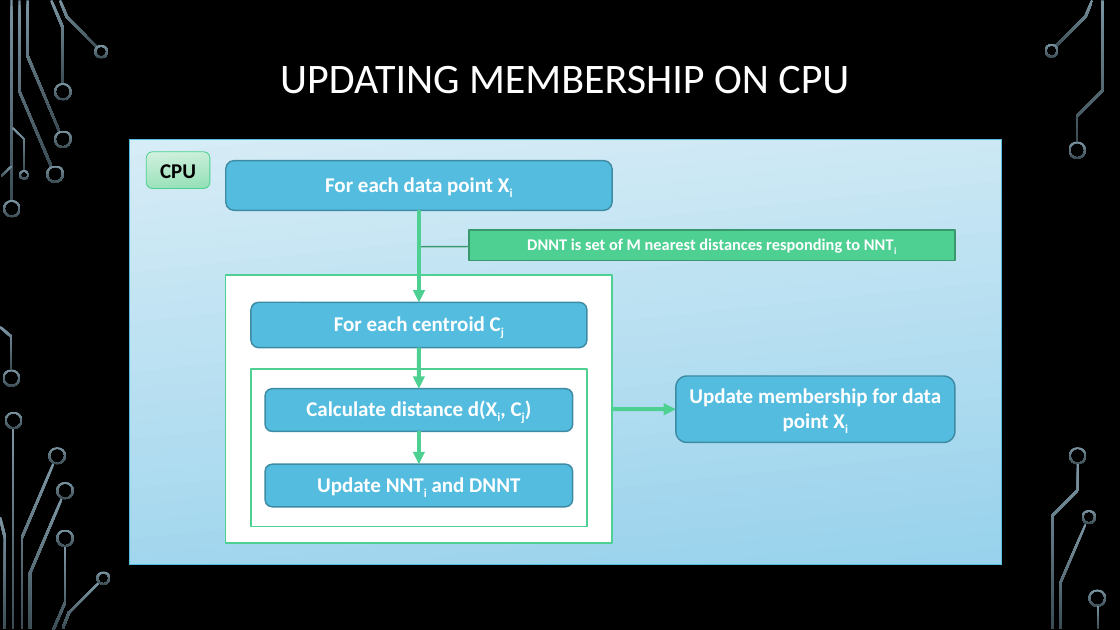
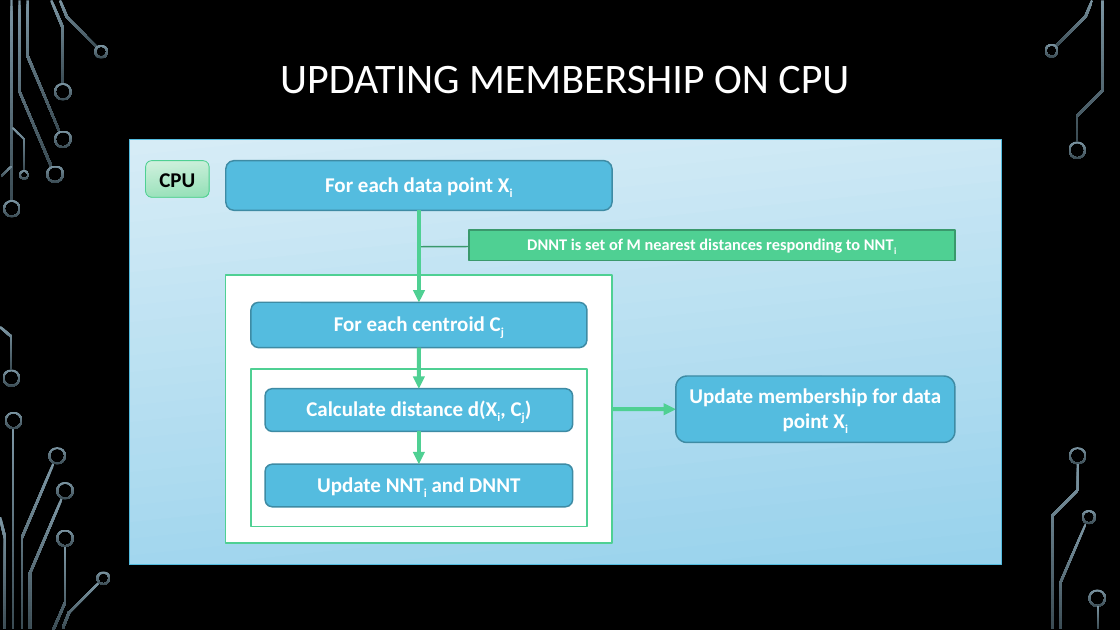
Before and after one commit to trungvdhp/master-ntou, a slide deck: slide 6 of ImageProcessing/Speeding up GFKM.pptx. Drawn at 1120x630 pixels with LibreOffice and Linux fonts; fonts in the diff are those of the drawing; background and template pictures are left out. Boxes give left, top, right and bottom in pixels: in the first picture for what was removed or moved away, otherwise in the second. Text is boxed around its words. In the diff, an @@ line names an element or a change of style, - is before the commit and + after.

```diff
--- a/ImageProcessing/Speeding up GFKM.pptx
+++ b/ImageProcessing/Speeding up GFKM.pptx
@@ rounded rectangle "CPU": place and size @@
-rounded rectangle "CPU" at (146,152,210,189)
+rounded rectangle "CPU" at (145,160,209,197)
```
Also in this commit, not shown: 3 other slides changed, 6 slides added, 1 other file.
